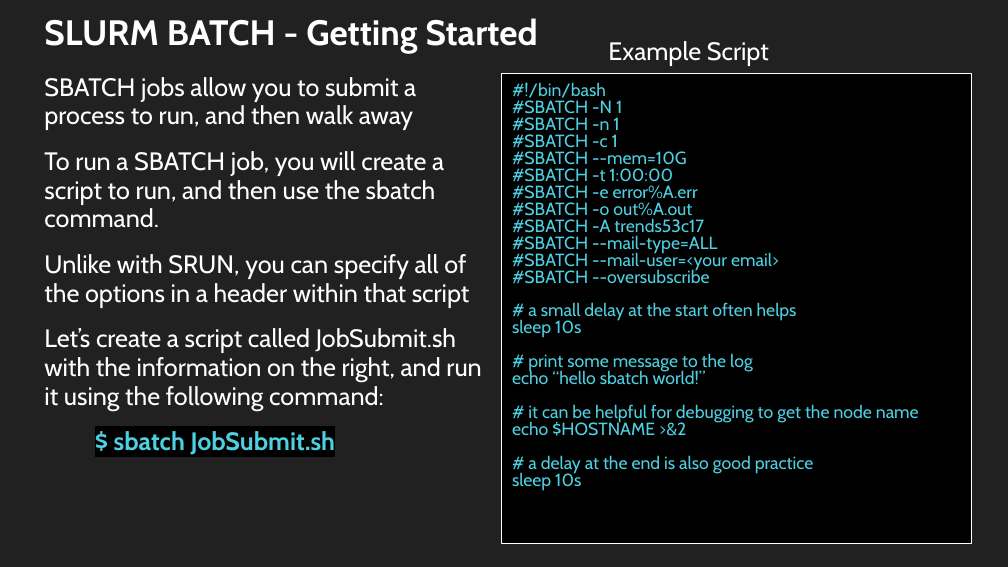
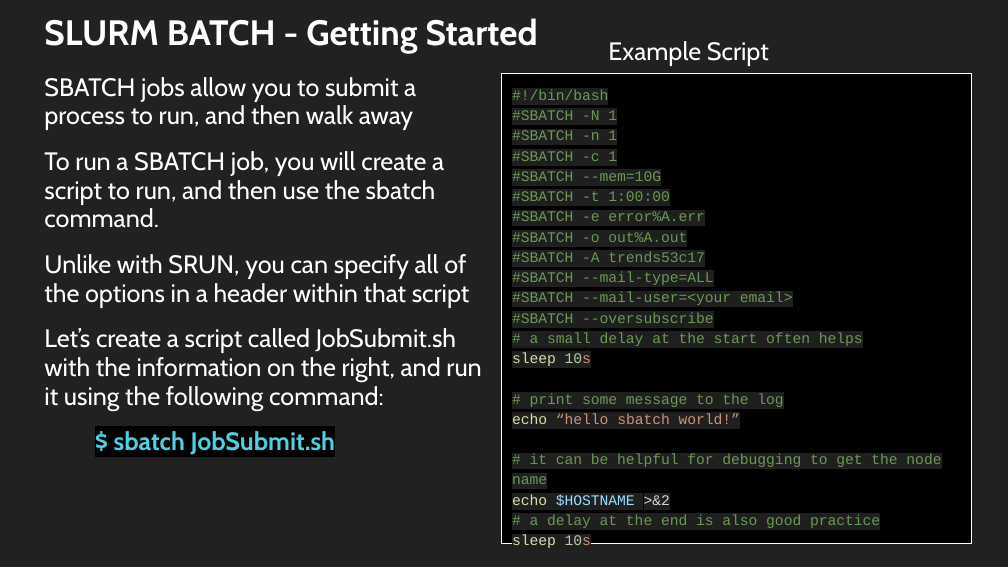
Before and after one commit to trendscenter/ClusterWorkshop, a slide deck: slide 39 of Introduction to the TReNDs Cluster.pptx. Drawn at 1008x567 pixels with LibreOffice and Linux fonts; fonts in the diff are those of the drawing. Boxes give left, top, right and bottom in pixels: in the first picture for what was removed or moved away, otherwise in the second. Text is boxed around its words. In the diff, an @@ line names an element or a change of style, - is before the commit and + after.

```diff
--- a/Introduction to the TReNDs Cluster.pptx
+++ b/Introduction to the TReNDs Cluster.pptx
@@ text at (x1=512, y1=89, x2=941, y2=548): text changed; size 12.6 to 10.5 pt; font Cabin to Courier New; text colour #4DD0E1 to #6A9955 @@
-#!/bin/bash
-#SBATCH -N 1
-#SBATCH -n 1
-#SBATCH -c 1
-#SBATCH --mem=10G
-#SBATCH -t 1:00:00
-#SBATCH -e error%A.err
-#SBATCH -o out%A.out
-#SBATCH -A trends53c17
-#SBATCH --mail-type=ALL
-#SBATCH --mail-user=<your email>
-#SBATCH --oversubscribe
-# a small delay at the start often helps
-sleep 10s
-# print some message to the log
-echo “hello sbatch world!”
-# it can be helpful for debugging to get the node name
-echo $HOSTNAME >&2
-# a delay at the end is also good practice
-sleep 10s
+#!/bin/bash
+#SBATCH -N 1
+#SBATCH -n 1
+#SBATCH -c 1
+#SBATCH --mem=10G
+#SBATCH -t 1:00:00
+#SBATCH -e error%A.err
+#SBATCH -o out%A.out
+#SBATCH -A trends53c17
+#SBATCH --mail-type=ALL
+#SBATCH --mail-user=<your email>
+#SBATCH --oversubscribe
+# a small delay at the start often helps
+sleep 10s
+# print some message to the log
+echo “hello sbatch world!”
+# it can be helpful for debugging to get the node name
+echo $HOSTNAME >&2
+# a delay at the end is also good practice
+sleep 10s
```
Also in this commit, not shown: 4 other slides changed, 1 other file.
